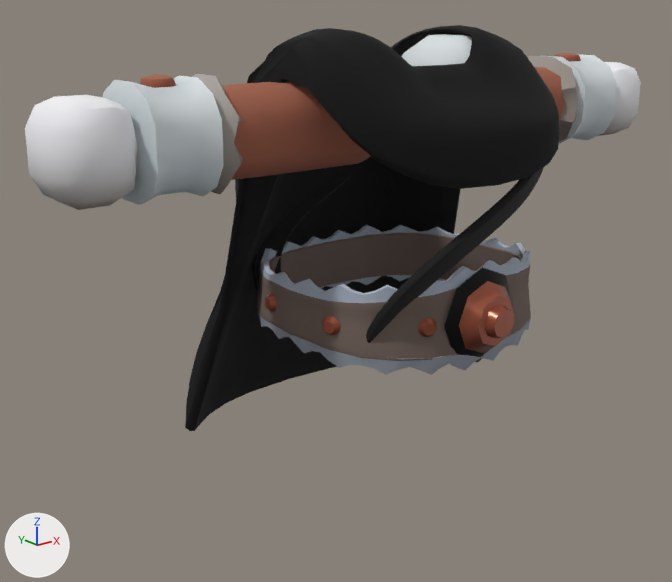
What one commit did to the glTF model assets/custom-heroes/armor/barbarian_harness.glb.
One viewpoint serves both versions: a 50 mm lens placed at (-1.66, -1.82, 1.39), pointed at (-0.1, 0.12, 0.62). The axes (+X, +Y, +Z) are drawn at lower left. The lights are the same throughout. The older version comes first. Vertices at exactly the same position are counted once.

Objects in the first picture: 'BarbarianHarness_Armor'.
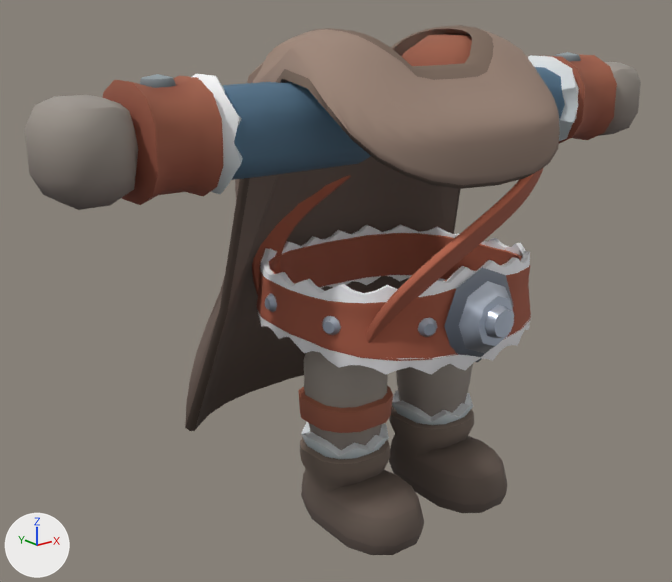
Pixel boxes (x1, y1, x2, y2) of what changed, in the pictures (672 x 582 px):
'BarbarianHarness_Armor', reshaped (30% taller): before (25, 25, 641, 431); after (25, 25, 641, 555)
part 1 of me_mesh_0, added: after (298, 351, 424, 555)
part 2 of me_mesh_0, added: after (389, 364, 507, 513)
part 3 of me_mesh_0, surface changed: (25, 25, 641, 431) in both

The edits, one by one:
Material 'barbarianharness_material_9' (mat_barbarianharness_material_9) is new.
Its texture is img_barbarianharness_texture.
Its roughness is 0.85.
me_mesh_0 is used by ob_barbarianharness_armor; location (0.0, 0.0, 0.0).
me_mesh_0 had 4511 vertices, 8966 faces and spanned x -0.97..0.97, y -0.4..0.52, z 0.2..1.33.
me_mesh_0 now has 4955 vertices, 9846 faces and spans x -0.97..0.97, y -0.4..0.52, z 0.0..1.33.
me_mesh_0 part 1: a new loose piece of 233 vertices spanning x -0.29..-0.05, y -0.26..0.13, z 0.0..0.53.
me_mesh_0 part 2: a new loose piece of 211 vertices spanning x 0.05..0.29, y -0.26..0.13, z 0.0..0.53.
me_mesh_0 part 3: 8966 kept faces spanning x -0.97..0.97, y -0.4..0.52, z 0.2..1.33 get new texture (UV) coordinates.
me_mesh_0 gains material mat_barbarianharness_material_9 (picture img_barbarianharness_texture).
